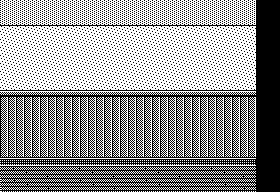
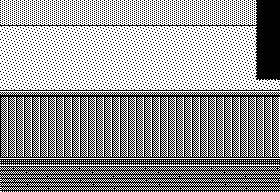
Layered file, before and after one edit (280x192). Changes by layer:
painted on "Pasted Layer" over [243, 2, 280, 192]
